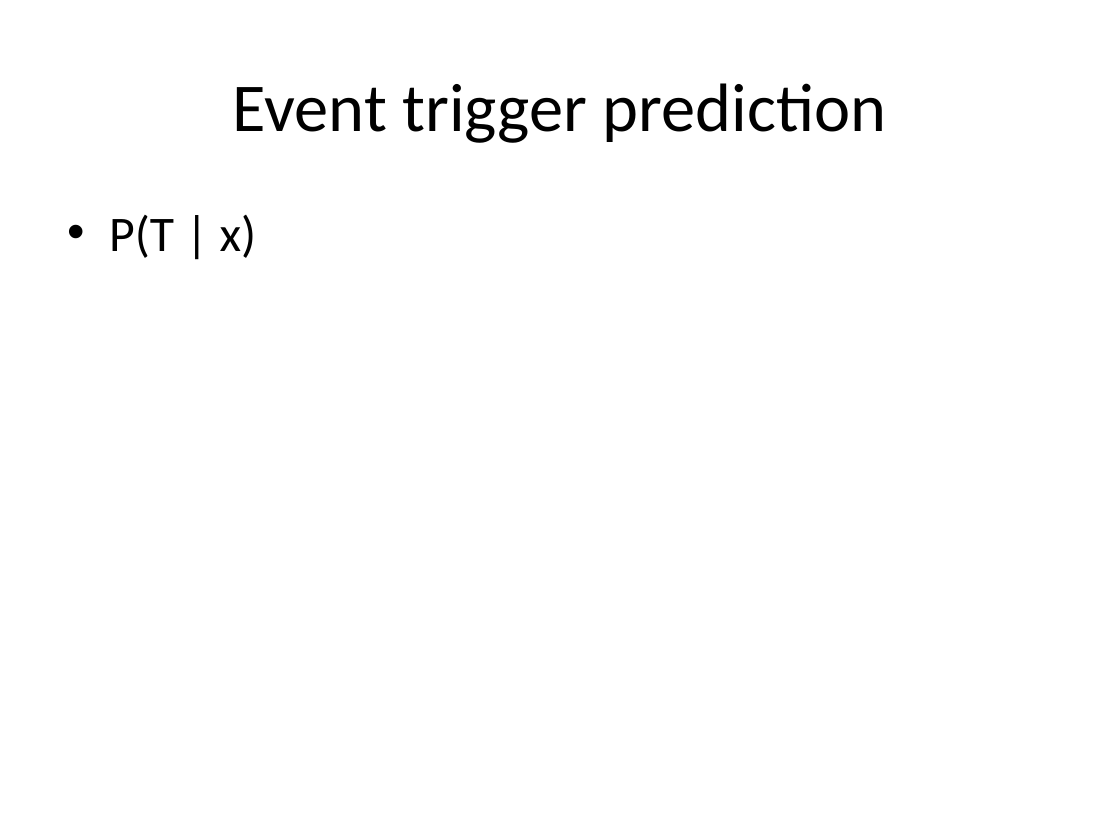
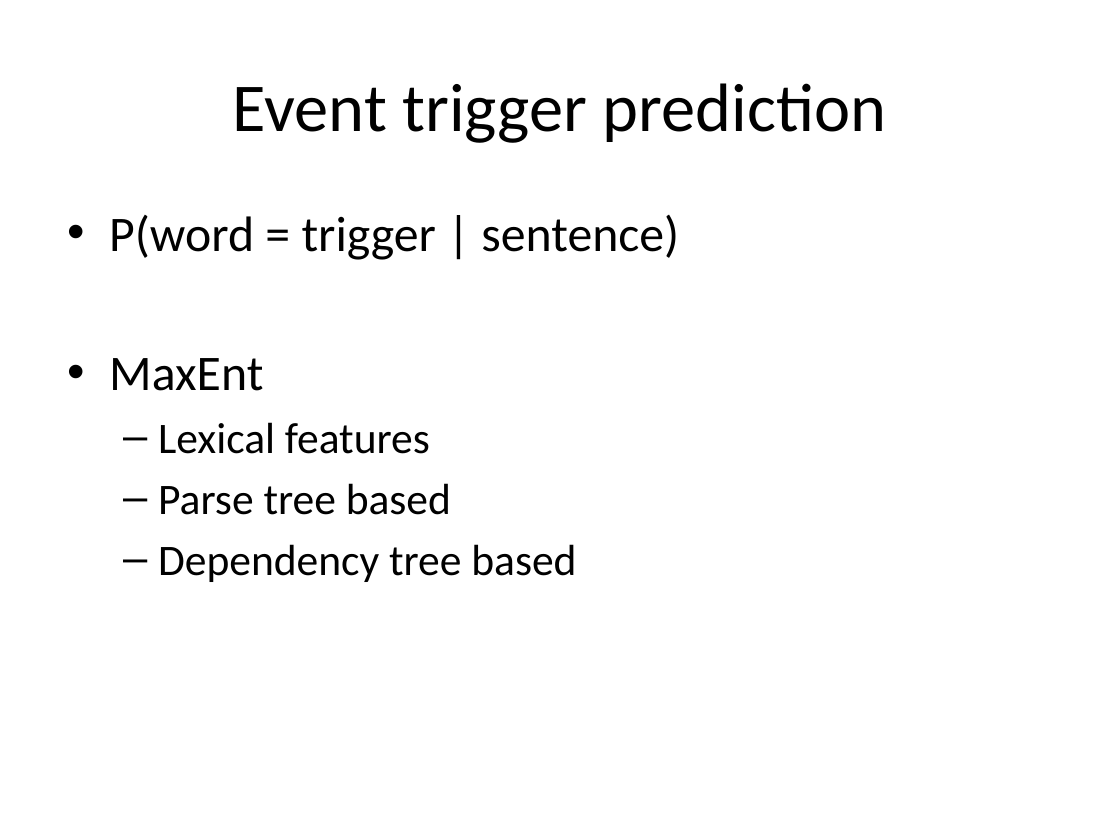
Before and after one commit to ajutscaria/CS224U, a slide deck: slide 12 of Presentation/Anubhai Philip Scaria.pptx (slide 9 before the commit). Drawn at 1120x840 pixels with LibreOffice and Linux fonts; fonts in the diff are those of the drawing. Boxes give left, top, right and bottom in pixels: in the first picture for what was removed or moved away, otherwise in the second. Text is boxed around its words. In the diff, an @@ line names an element or a change of style, - is before the commit and + after.

```diff
--- a/Presentation/Anubhai Philip Scaria.pptx
+++ b/Presentation/Anubhai Philip Scaria.pptx
@@ text at (109,215,679,582): text changed; size 32 to 28 pt @@
-• P(T | x)
+• P(word = trigger | sentence)
+• MaxEnt
+  – Lexical features
+  – Parse tree based
+  – Dependency tree based
```
Also in this commit, not shown: 6 other slides changed, 9 slides added, 1 slide removed, 3 other files.
